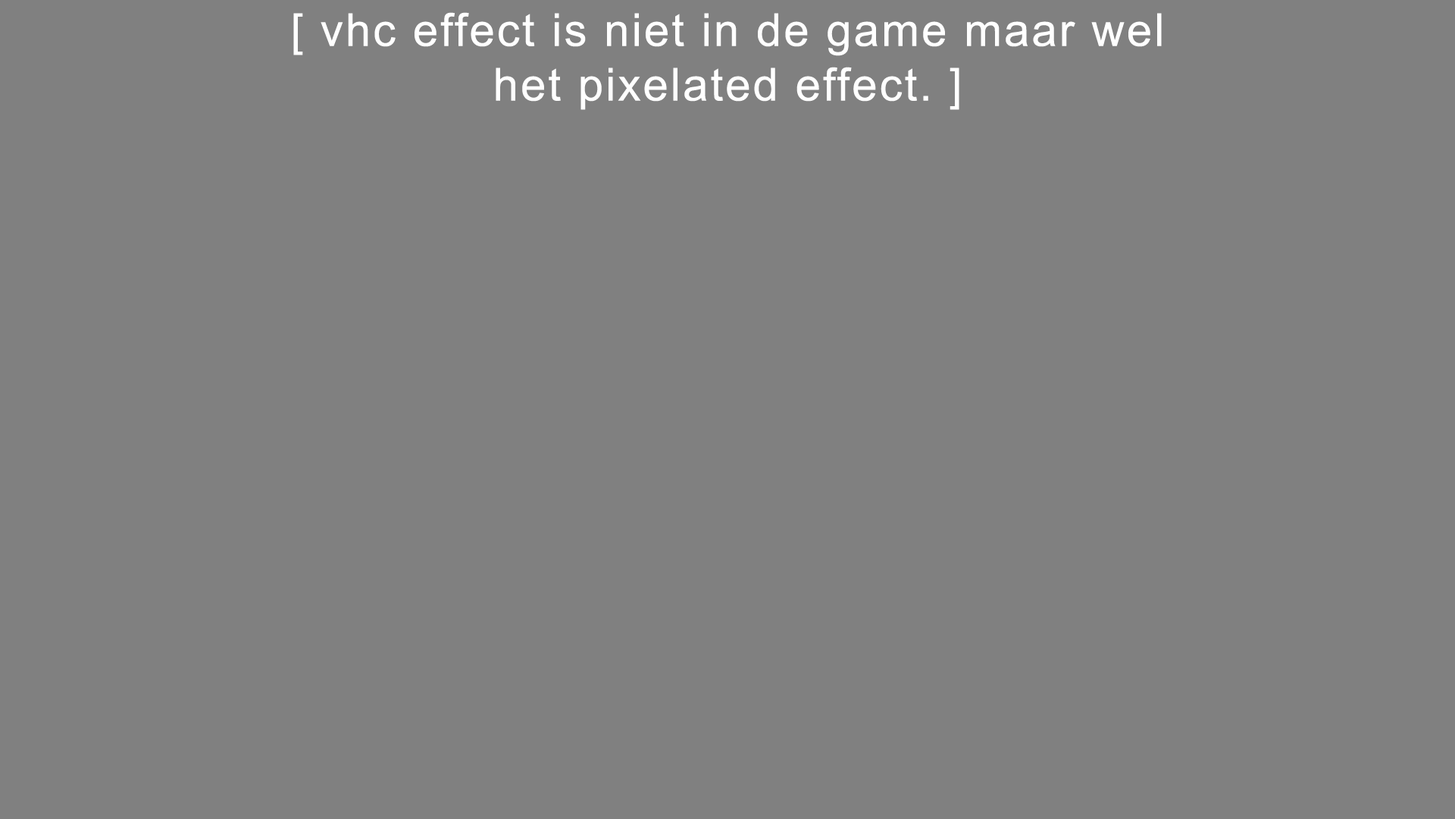
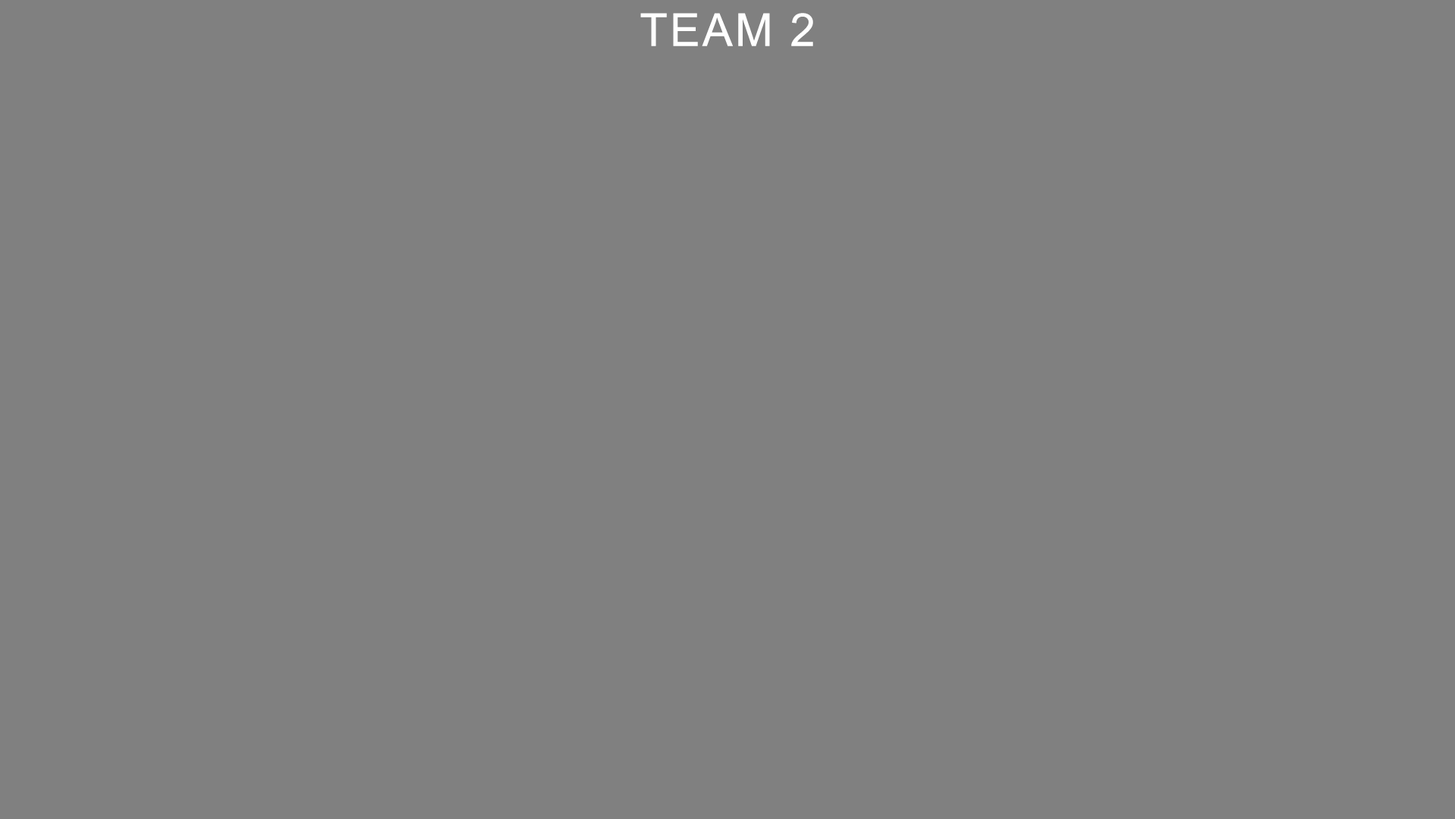
Comparing the layer stacks of the two w=1455, h=819 images. Changes:
renamed "[ vhc effect is niet in de game maar wel het pixelated effect." to "TEAM 2", painted on it over [293, 12, 1162, 110]
